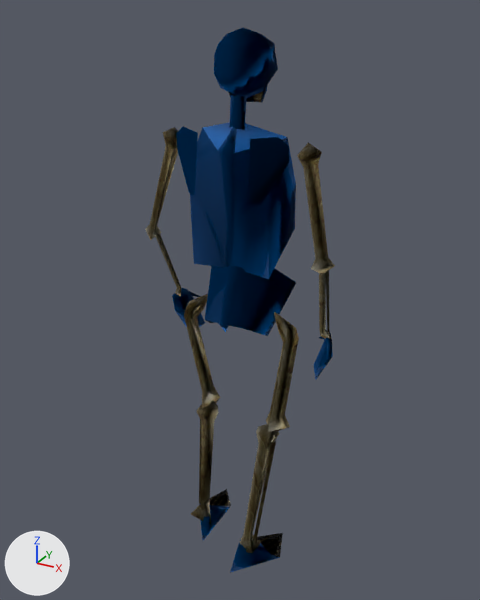
The glTF model assets/models/monsters/ac/skeleton.glb, before and after one commit.
One viewpoint serves both versions: a camera (50 mm lens) standing at (0.966, -1.767, 1.87) and looking at (-0.017, 0.019, 0.977). Arrows for +X, +Y and +Z are at lower left; the lights stay in place. The older version comes first. Where no turn or scale is listed for an object, it has been applied to the vertices.

Objects in the first picture: 'part0', 'part1', 'part10', 'part12', 'part13', 'part14', 'part15', 'part16', 'part2', 'part3', 'part5', 'part6', 'part7', 'part9' and 3 more.
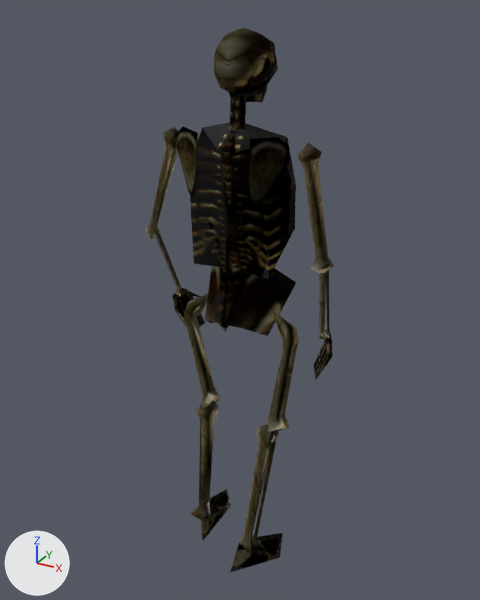
Boxes [x1, y1, x2, y2] around the edits, measured in the pictures (480 x 600 px):
'part9', surface changed (blue to black)
    both: [176, 122, 296, 279]
'part0', surface changed (blue to black)
    both: [205, 266, 290, 336]
'part16', surface changed
    both: [214, 27, 278, 130]
'part7', surface changed
    both: [230, 542, 280, 572]
'part12', surface changed
    both: [172, 288, 205, 327]
'part3', surface changed
    both: [200, 505, 230, 540]
'part15', surface changed
    both: [314, 337, 333, 379]

The change, as a diff of the scene's bpy script:
```diff
--- a/assets/models/monsters/ac/skeleton.glb.py
+++ b/assets/models/monsters/ac/skeleton.glb.py
@@ mat_material_0 @@
 mat_material_0 = bpy.data.materials.new('Material_0')
-# nodes: BsdfPrincipled, OutputMaterial
-# colours: blue #0072cd
+# nodes: BsdfPrincipled, Math x2, OutputMaterial, TexImage
+# uses the picture img_image_0
```
